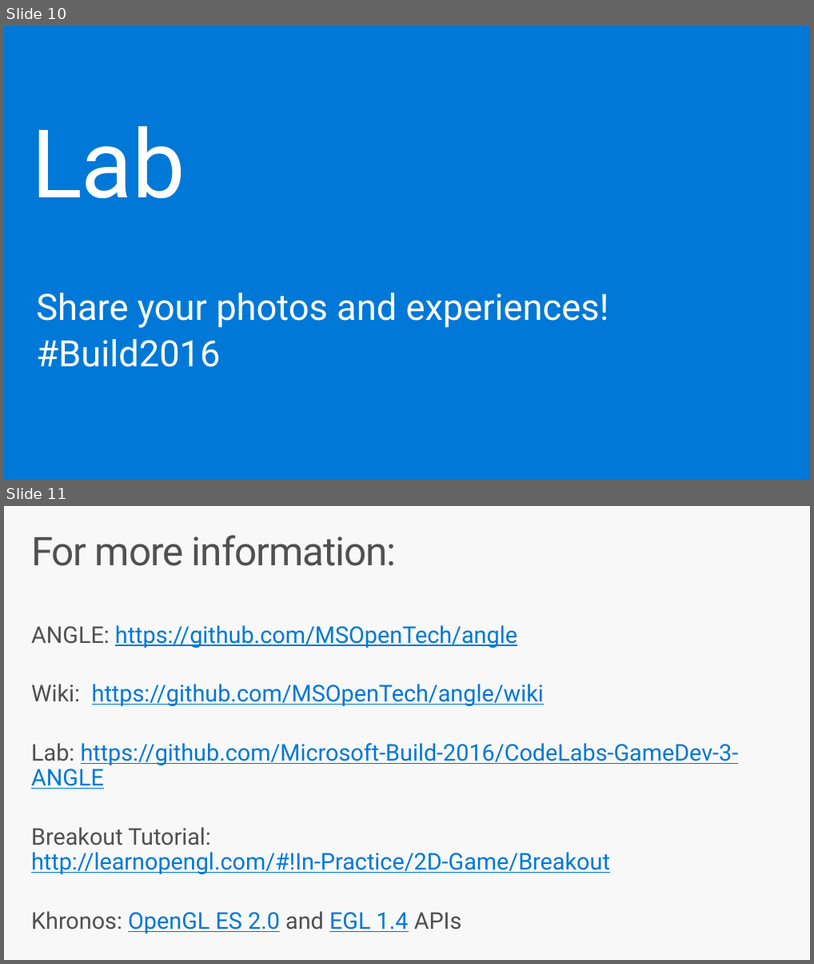
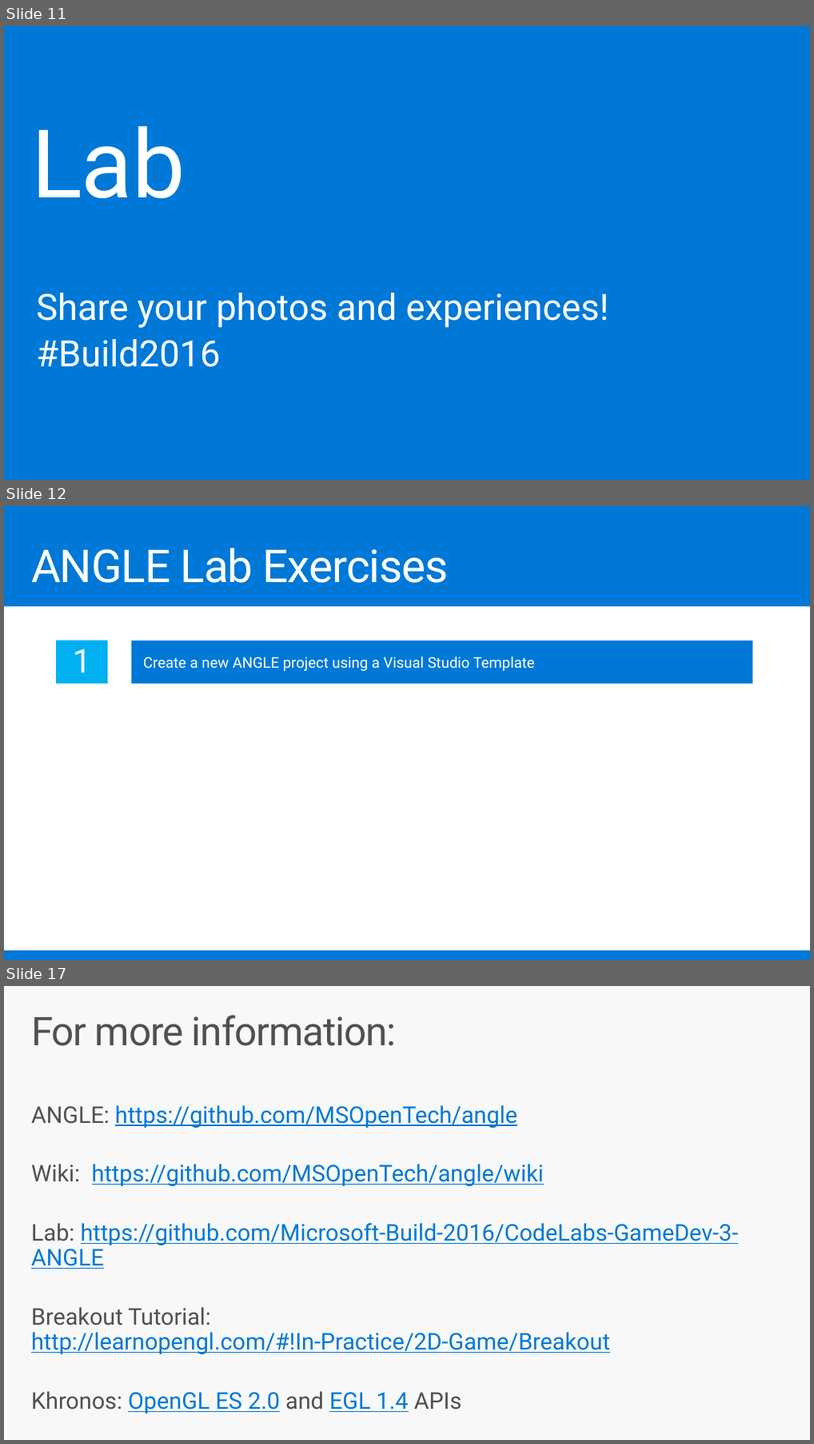
Before and after one commit to Microsoft-Build-2016/CodeLabs-GameDev-3-ANGLE, a slide deck: Presentation.pptx. Shown one above the other, each under a label of ours: slides 10 and 11 before the commit, slides 11, 12 and 17 after it; the slides between them are not shown. The pictures are 814x964 and 814x1444 pixels, drawn with LibreOffice and Linux fonts; fonts in the diff are those of the drawing. Boxes give left, top, right and bottom in pixels: in the first picture for what was removed or moved away, otherwise in the second. Text is boxed around its words. In the diff, an @@ line names an element or a change of style, - is before the commit and + after.

Commit message:
updated slides with exercises

```diff
--- a/Presentation.pptx
+++ b/Presentation.pptx
@@ slide 12 added at [4,506,810,960], background #0078D7 @@
@@ title added at [31,548,449,583], 55.1 pt, text #FFFFFF @@
+ANGLE Lab Exercises
@@ rectangle added at [4,606,810,949], fill #FFFFFF @@
@@ rectangle added at [56,640,108,684], fill #00B0F0, 40 pt, text #FFFFFF @@
+1
@@ rectangle added at [131,640,753,684], fill #0078D7, 18 pt, text #FFFFFF @@
+Create a new ANGLE project using a Visual Studio Template
@@ what was slide 10 is now slide 11 @@
@@ what was slide 11 is now slide 17 @@
```
Also in this commit, not shown: 3 slides changed, 5 other slides added.
